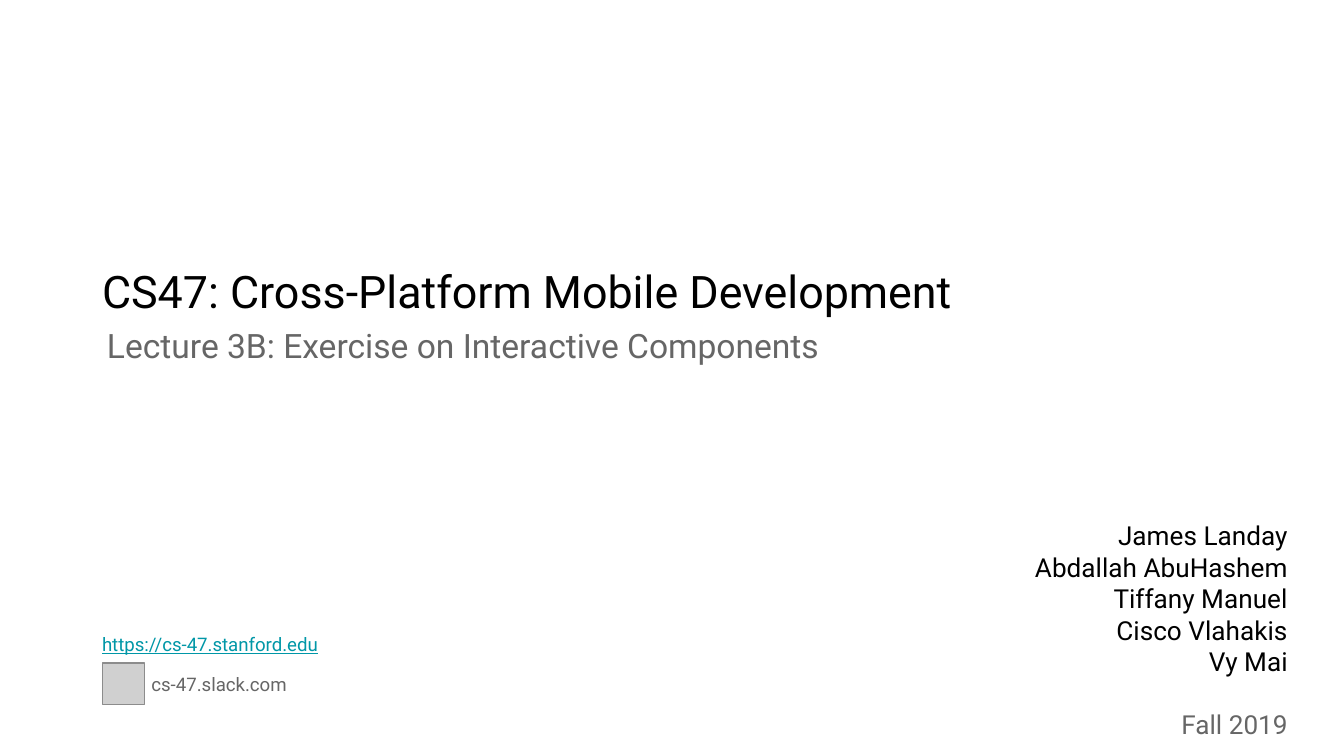
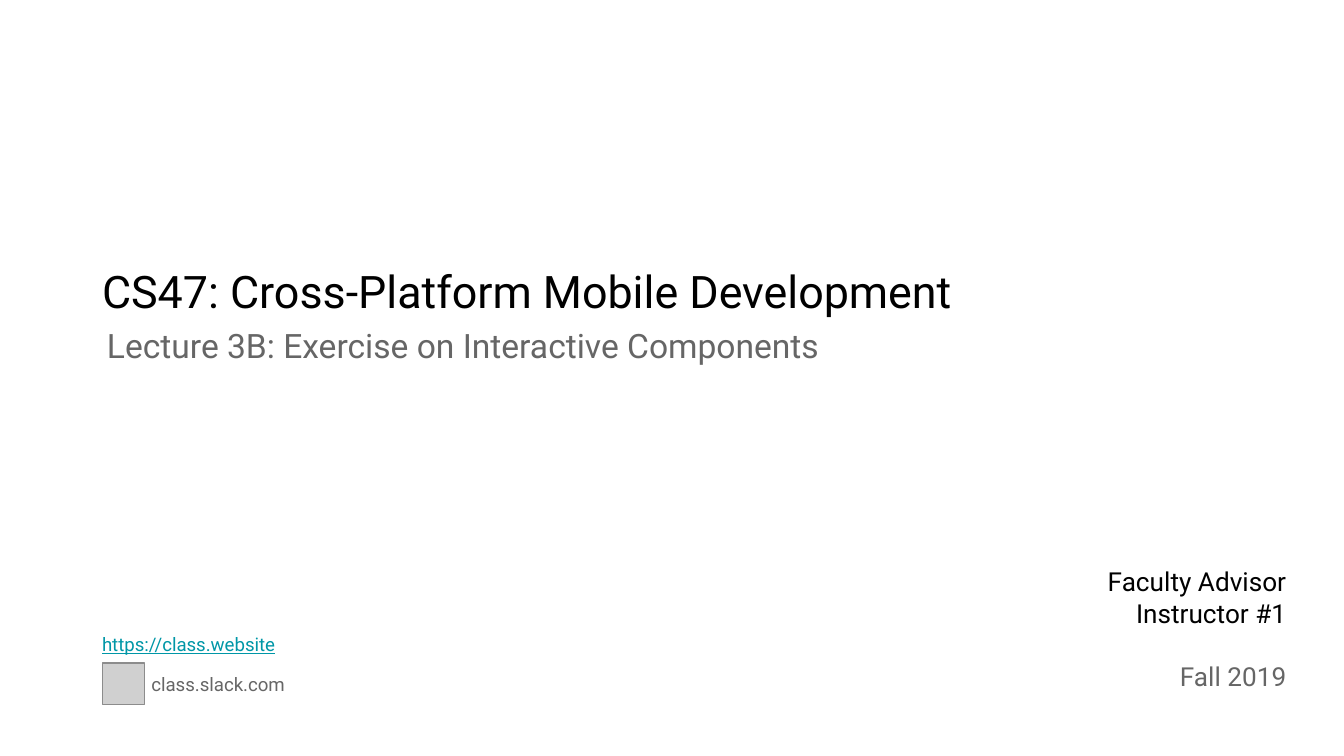
Before and after one commit to stanford-cs47/React-Native-Lectures, a slide deck: slide 1 of pptx-lectures/Lecture 3B.pptx. Drawn at 1344x756 pixels with LibreOffice and Linux fonts; fonts in the diff are those of the drawing; grey boxes stand for pictures. Boxes give left, top, right and bottom in pixels: in the first picture for what was removed or moved away, otherwise in the second. Text is boxed around its words. In the diff, an @@ line names an element or a change of style, - is before the commit and + after.

Commit message:
Point to open source demos. Make instructor and class info generic.

```diff
--- a/pptx-lectures/Lecture 3B.pptx
+++ b/pptx-lectures/Lecture 3B.pptx
@@ text removed at (1035,525,1288,734) @@
-James Landay
-Abdallah AbuHashem
-Tiffany Manuel
-Cisco Vlahakis
-Vy Mai
-Fall 2019
@@ text added at (1108,571,1286,686), 14 pt, text #000000 @@
+Faculty Advisor
+Instructor #1
+Fall 2019
@@ text at (102,637,275,655): text changed @@
-https://cs-47.stanford.edu
+https://class.website
@@ text at (151,677,284,691): text changed @@
-cs-47.slack.com
+class.slack.com
```
Also in this commit, not shown: 1 other slide changed, 7 other files.
